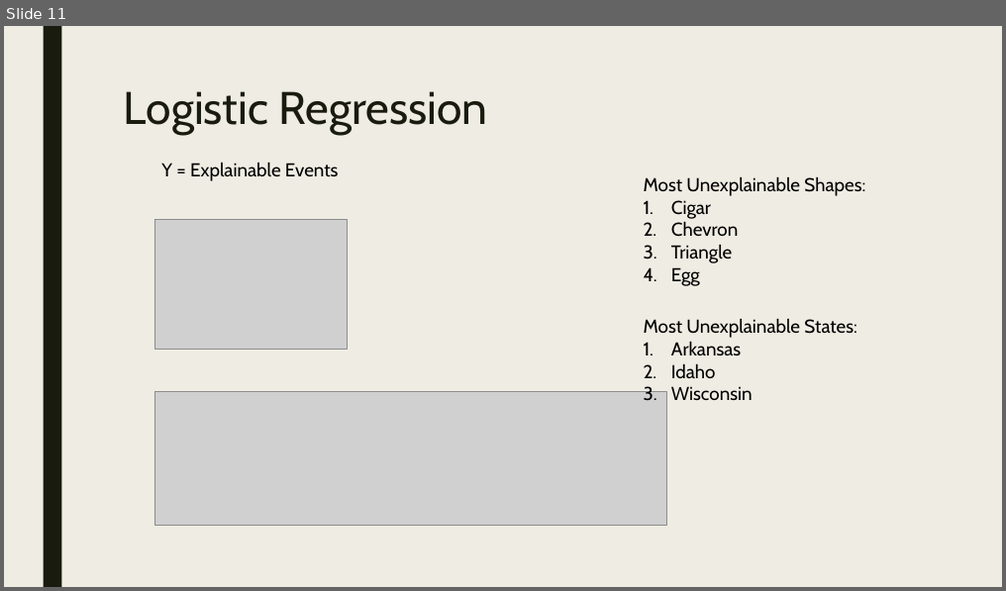
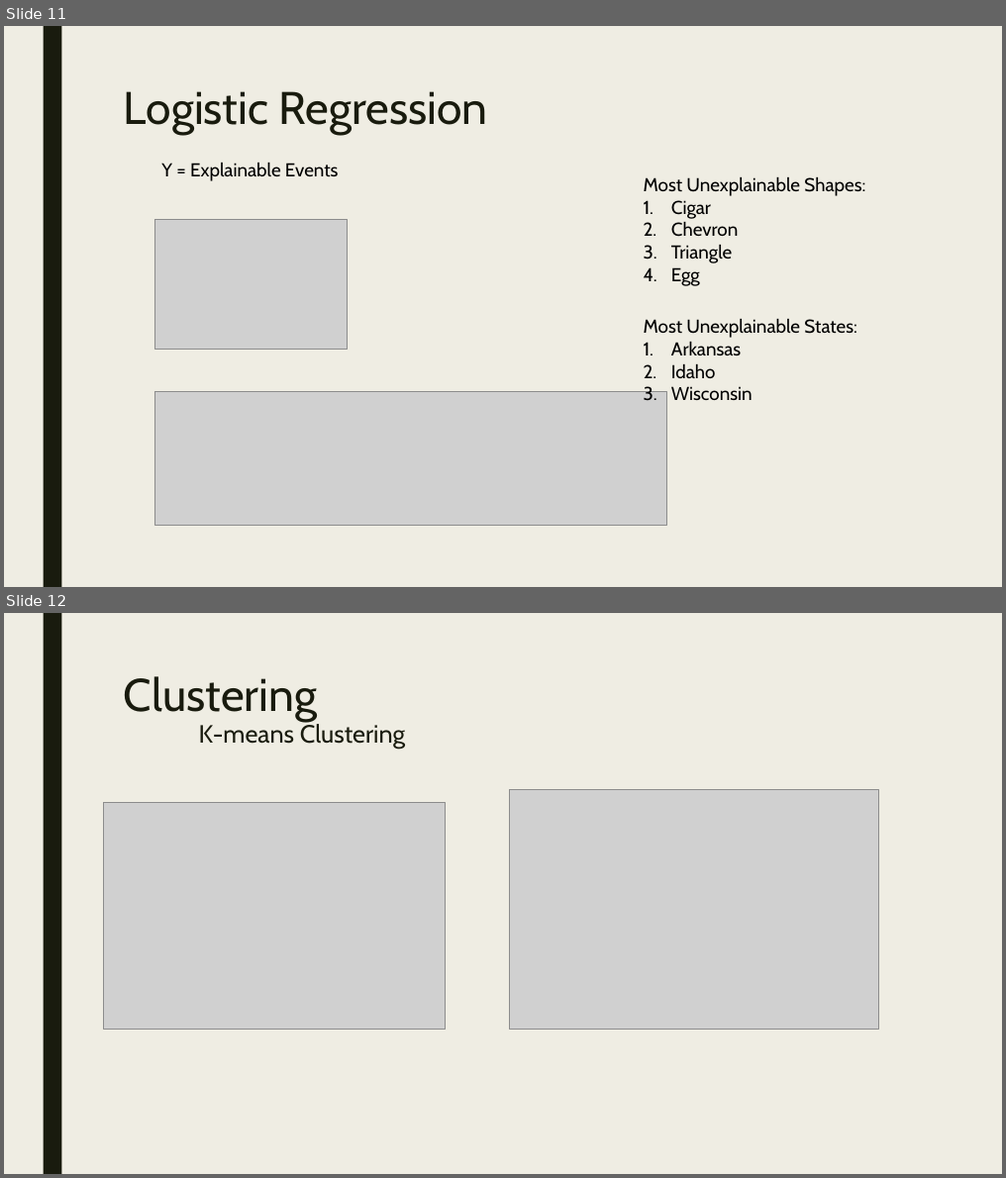
Before and after one commit to Preetikasri/UFO-Sightings-Analysis, a slide deck: ufo_presentation_v1.pptx. Shown one above the other, each under a label of ours: slide 11 before the commit, slides 11 and 12 after it. The pictures are 1006x591 and 1006x1178 pixels, drawn with LibreOffice and Linux fonts; fonts in the diff are those of the drawing; grey boxes stand for pictures. Boxes give left, top, right and bottom in pixels: in the first picture for what was removed or moved away, otherwise in the second. Text is boxed around its words. In the diff, an @@ line names an element or a change of style, - is before the commit and + after.

Commit message:
presentation updated with clustering

```diff
--- a/ufo_presentation_v1.pptx
+++ b/ufo_presentation_v1.pptx
@@ slide 12 added at [4,613,1002,1174], background #EFEDE3; not listed: 1 template element that a slide beside it also shows @@
@@ title added at [124,676,405,749], 24 pt, text #191B0E @@
+Clustering
+K-means Clustering
@@ picture added at [509,790,879,1030] @@
@@ picture added at [104,802,446,1029] @@
```
Also in this commit, not shown: 1 other slide added.
